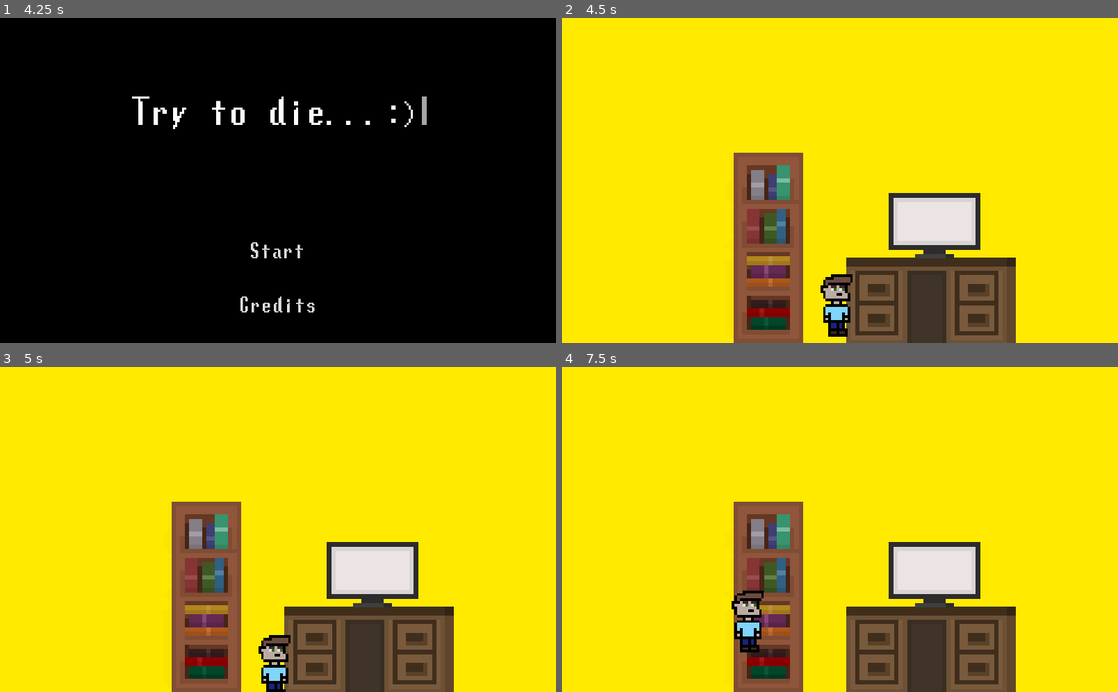
Above: before the commit, frames 1-4 (two rows, left to right).
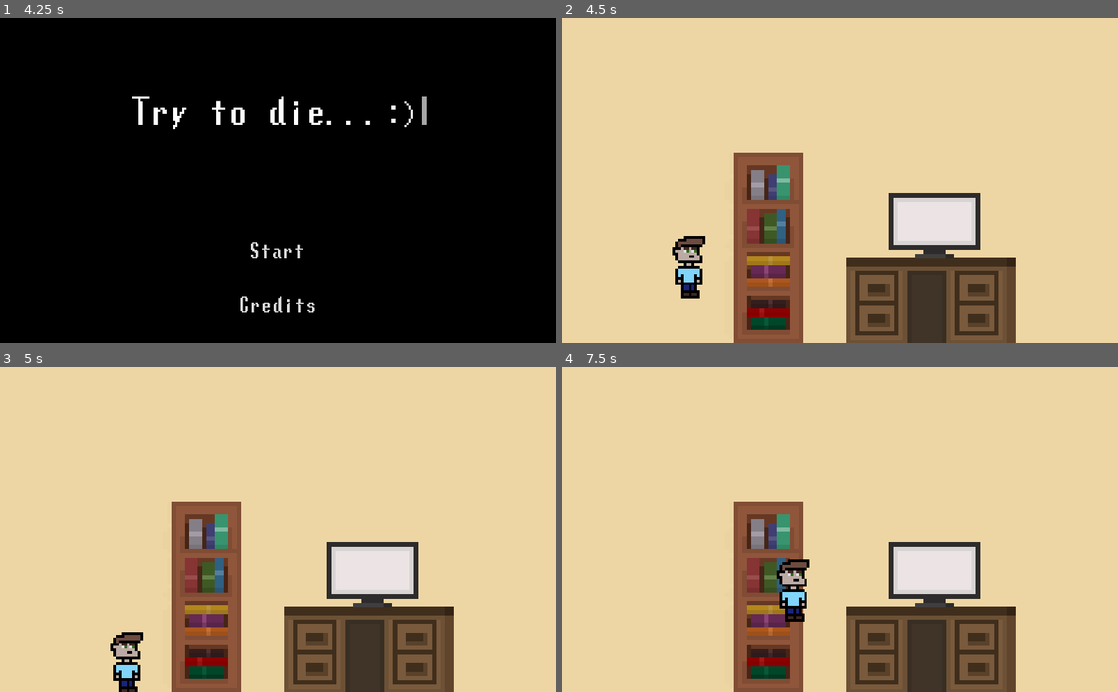
Above: after the commit, the same moments.

Repository: lajollagamesclub/week-115
Game: Godot game, scene res://TitleScreen.tscn
Same seed, same stepped clock (60 frames per second), same inputs: the game is played once before the commit and once after it. The engine's default icon, where the game draws it, is replaced by a stand-in: a white triangle on a blue panel in a dark square.
Inputs:
- Up to frame 1 (4.25 s): tap Enter at 0.5 s; hold D (g_right) 0.53-1.28 s; hold S (g_down) 1.28-2.03 s; hold D (g_right) 2.03-2.78 s; tap Space at 2.75 s; hold W (g_up) 2.78-3.53 s; hold A (g_left) from 3.53 s (still down)
- Up to frame 2 (4.5 s): release A (g_left) at 4.25 s; click "Start" at 4.25 s
- Up to frame 3 (5 s): no input
- Up to frame 4 (7.5 s): tap Enter at 5 s; hold A (g_left) 5.03-5.78 s; hold S (g_down) 5.78-6.53 s; hold D (g_right) 6.53-7.28 s; hold W (g_up) from 7.28 s (still down)

Frame 1 is identical in both runs. In frame 2, 82% of the frame differs, in the area x 0-100%, y 0-100%; in frame 3, 82%; in frame 4, 83%.

Commit message:
World fixes and abstract player data
 - add bookshelf
 - make it so player can be aged younger

Diff:
--- a/src/Main.tscn
+++ b/src/Main.tscn
@@ -1,28 +1,31 @@
-[gd_scene load_steps=10 format=2]
+[gd_scene load_steps=11 format=2]
 
 [ext_resource path="res://Boundary.tscn" type="PackedScene" id=1]
 [ext_resource path="res://ShortBoundary.tscn" type="PackedScene" id=2]
 [ext_resource path="res://desk.png" type="Texture" id=3]
 [ext_resource path="res://bookshelf.png" type="Texture" id=4]
 [ext_resource path="res://monitor.png" type="Texture" id=5]
-[ext_resource path="res://YoungPlayer.tscn" type="PackedScene" id=6]
-[ext_resource path="res://MegalovaniaStarter.tscn" type="PackedScene" id=7]
+[ext_resource path="res://MegalovaniaStarter.tscn" type="PackedScene" id=6]
+[ext_resource path="res://Player.tscn" type="PackedScene" id=7]
 [ext_resource path="res://BonkFlash.gd" type="Script" id=8]
 
 [sub_resource type="SegmentShape2D" id=1]
 a = Vector2( -160, -97 )
 b = Vector2( 150, -97 )
 
+[sub_resource type="SegmentShape2D" id=2]
+a = Vector2( -56, -160 )
+b = Vector2( 70, -160 )
+
 [node name="Main" type="Node2D"]
 
 [node name="BG" type="CanvasLayer" parent="."]
-editor/display_folded = true
 layer = -1
 
 [node name="ColorRect" type="ColorRect" parent="BG"]
 anchor_right = 1.0
 anchor_bottom = 1.0
-color = Color( 1, 0.917647, 0, 1 )
+color = Color( 0.933333, 0.839216, 0.643137, 1 )
 
 [node name="Boundaries" type="Node2D" parent="."]
 editor/display_folded = true
@@ -56,20 +59,27 @@
 [node name="CollisionShape2D" type="CollisionShape2D" parent="World/Desk"]
 shape = SubResource( 1 )
 
-[node name="Bookshelf" type="Sprite" parent="World"]
+[node name="BookShelf" type="StaticBody2D" parent="World"]
 position = Vector2( 372.066, 408.223 )
+collision_layer = 2
+collision_mask = 2
+
+[node name="BookShelfSprite" type="Sprite" parent="World/BookShelf"]
 scale = Vector2( 8, 8 )
 texture = ExtResource( 4 )
+
+[node name="CollisionShape2D" type="CollisionShape2D" parent="World/BookShelf"]
+shape = SubResource( 2 )
 
 [node name="monitor" type="Sprite" parent="World"]
 position = Vector2( 674.094, 387.678 )
 scale = Vector2( 8, 8 )
 texture = ExtResource( 5 )
 
-[node name="YoungPlayer" parent="." instance=ExtResource( 6 )]
-position = Vector2( 504.559, 523.848 )
+[node name="MegalovaniaStarter" parent="." instance=ExtResource( 6 )]
 
-[node name="MegalovaniaStarter" parent="." instance=ExtResource( 7 )]
+[node name="Player" parent="." instance=ExtResource( 7 )]
+position = Vector2( 232.624, 441.986 )
 
 [node name="UI" type="CanvasLayer" parent="."]
 
@@ -81,4 +91,3 @@
 __meta__ = {
 "_edit_lock_": true
 }
-[connection signal="bonked" from="YoungPlayer" to="UI/BonkFlash" method="_on_YoungPlayer_bonked"]
--- a/src/Player.gd
+++ b/src/Player.gd
@@ -6,10 +6,10 @@
 
 const ages = ["young", "adult", "old"]
 const dampening = 10.0
-const move_accel = 1300
-const jump_velocity = 500
+const move_accel = 1500
+const jump_velocity = 800
 
-export var gravity: float = 800
+export var gravity: float = 1200
 
 var horizontal: int = 0
 var vertical: int = 0
@@ -18,12 +18,29 @@
 var vel: Vector2 = Vector2()
 var jumping: bool = false
 var age: int = 0 setget set_age
+var cur_player_data: String = "YoungPlayer"
+
+var floor_raycast: RayCast2D = null
+var right_raycast: RayCast2D = null
+var left_raycast: RayCast2D = null
+var sprite: Sprite = null
+var player_data: PlayerData = null
+
+func update_playerdata():
+	player_data = get_node(cur_player_data)
+	sprite = player_data.get_node("Sprite")
+	floor_raycast = player_data.get_node("FloorRayCast")
+	right_raycast = player_data.get_node("RightRayCast")
+	left_raycast = player_data.get_node("LeftRayCast")
+
+func _ready():
+	update_playerdata()
 
 func _physics_process(delta):
 	horizontal = int(Input.is_action_pressed("g_right")) - int(Input.is_action_pressed("g_left"))
 	vertical = int(Input.is_action_pressed("g_down")) - int(Input.is_action_pressed("g_up"))
 
-	if vertical < 0 and $FloorRayCast.is_colliding():
+	if vertical < 0 and floor_raycast.is_colliding():
 		jump()
 
 	if vel.y < 0:
@@ -35,21 +52,21 @@
 		set_collision_layer_bit(1, true)
 		set_collision_mask_bit(1, true)
 
-	if $LeftRayCast.is_colliding() or $RightRayCast.is_colliding():
+	if left_raycast.is_colliding() or right_raycast.is_colliding():
 		if abs(vel.x) > 800:
 			$BonkPlayer.play()
 			emit_signal("bonked")
 		vel.x *= -0.4
 
 	if horizontal < 0:
-		$Sprite.flip_h = true
+		sprite.flip_h = true
 	elif horizontal > 0:
-		$Sprite.flip_h = false
+		sprite.flip_h = false
 
 	accel = Vector2(horizontal*move_accel, gravity)
 	vel += accel*delta
 
-	if $FloorRayCast.is_colliding():
+	if floor_raycast.is_colliding():
 		if not jumping:
 			vel.y = 0.0
 	else:
@@ -85,6 +102,6 @@
 	replace_by(new_node, true)
 
 func set_casts_bit(in_bit: int, value: bool):
-	$FloorRayCast.set_collision_mask_bit(in_bit, value)
-	$RightRayCast.set_collision_mask_bit(in_bit, value)
-	$LeftRayCast.set_collision_mask_bit(in_bit, value)
+	floor_raycast.set_collision_mask_bit(in_bit, value)
+	right_raycast.set_collision_mask_bit(in_bit, value)
+	left_raycast.set_collision_mask_bit(in_bit, value)
--- a/src/Player.tscn
+++ b/src/Player.tscn
@@ -1,31 +1,13 @@
-[gd_scene load_steps=5 format=2]
+[gd_scene load_steps=4 format=2]
 
 [ext_resource path="res://Player.gd" type="Script" id=1]
-[ext_resource path="res://icon.png" type="Texture" id=2]
-[ext_resource path="res://bonk.wav" type="AudioStream" id=3]
-
-[sub_resource type="RectangleShape2D" id=1]
-extents = Vector2( 30, 52.7603 )
+[ext_resource path="res://bonk.wav" type="AudioStream" id=2]
+[ext_resource path="res://YoungPlayer.tscn" type="PackedScene" id=3]
 
 [node name="Player" type="KinematicBody2D"]
 script = ExtResource( 1 )
 
-[node name="Sprite" type="Sprite" parent="."]
-texture = ExtResource( 2 )
+[node name="BonkPlayer" type="AudioStreamPlayer" parent="."]
+stream = ExtResource( 2 )
 
-[node name="CollisionShape2D" type="CollisionShape2D" parent="."]
-shape = SubResource( 1 )
-
-[node name="FloorRayCast" type="RayCast2D" parent="."]
-enabled = true
-
-[node name="RightRayCast" type="RayCast2D" parent="."]
-enabled = true
-cast_to = Vector2( 50, 0 )
-
-[node name="LeftRayCast" type="RayCast2D" parent="."]
-enabled = true
-cast_to = Vector2( -50, 0 )
-
-[node name="BonkPlayer" type="AudioStreamPlayer" parent="."]
-stream = ExtResource( 3 )
+[node name="YoungPlayer" parent="." instance=ExtResource( 3 )]
--- /dev/null
+++ b/src/PlayerData.gd
@@ -0,0 +1,10 @@
+extends Node2D
+
+class_name PlayerData
+
+func _ready():
+	var shape_owner = get_parent().create_shape_owner(get_parent())
+	get_parent().shape_owner_add_shape(shape_owner, $CollisionShape2D.shape)
+	$FloorRayCast.add_exception(get_parent())
+	$RightRayCast.add_exception(get_parent())
+	$LeftRayCast.add_exception(get_parent())
--- /dev/null
+++ b/src/PlayerData.tscn
@@ -0,0 +1,30 @@
+[gd_scene load_steps=4 format=2]
+
+[ext_resource path="res://PlayerData.gd" type="Script" id=1]
+[ext_resource path="res://icon.png" type="Texture" id=2]
+
+[sub_resource type="RectangleShape2D" id=1]
+extents = Vector2( 30, 52.7603 )
+
+[node name="PlayerData" type="Node2D"]
+script = ExtResource( 1 )
+
+[node name="Sprite" type="Sprite" parent="."]
+texture = ExtResource( 2 )
+
+[node name="CollisionShape2D" type="CollisionShape2D" parent="."]
+shape = SubResource( 1 )
+
+[node name="FloorRayCast" type="RayCast2D" parent="."]
+enabled = true
+exclude_parent = false
+
+[node name="RightRayCast" type="RayCast2D" parent="."]
+enabled = true
+exclude_parent = false
+cast_to = Vector2( 50, 0 )
+
+[node name="LeftRayCast" type="RayCast2D" parent="."]
+enabled = true
+exclude_parent = false
+cast_to = Vector2( -50, 0 )
--- a/src/YoungPlayer.tscn
+++ b/src/YoungPlayer.tscn
@@ -1,6 +1,6 @@
 [gd_scene load_steps=3 format=2]
 
-[ext_resource path="res://Player.tscn" type="PackedScene" id=1]
+[ext_resource path="res://PlayerData.tscn" type="PackedScene" id=1]
 [ext_resource path="res://young.png" type="Texture" id=2]
 
 [node name="YoungPlayer" instance=ExtResource( 1 )]
@@ -8,18 +8,14 @@
 [node name="Sprite" parent="." index="0"]
 scale = Vector2( 5, 5 )
 texture = ExtResource( 2 )
-offset = Vector2( -0.01, -0.39 )
 region_enabled = true
-region_rect = Rect2( 20.77, 19.7, 11.97, 24.95 )
-
-[node name="CollisionShape2D" parent="." index="1"]
-position = Vector2( 1.15259, -11.0537 )
+region_rect = Rect2( 16.03, 15.52, 21.52, 31.95 )
 
 [node name="FloorRayCast" parent="." index="2"]
-cast_to = Vector2( 0, 44.63 )
+cast_to = Vector2( 0, 54.3 )
 
 [node name="RightRayCast" parent="." index="3"]
-cast_to = Vector2( 32.6, 0 )
+cast_to = Vector2( 31.32, 0 )
 
 [node name="LeftRayCast" parent="." index="4"]
-cast_to = Vector2( -29.73, 0 )
+cast_to = Vector2( -31.32, 0 )
--- a/src/project.godot
+++ b/src/project.godot
@@ -13,9 +13,15 @@
 "class": "Player",
 "language": "GDScript",
 "path": "res://Player.gd"
+}, {
+"base": "Node2D",
+"class": "PlayerData",
+"language": "GDScript",
+"path": "res://PlayerData.gd"
 } ]
 _global_script_class_icons={
-"Player": ""
+"Player": "",
+"PlayerData": ""
 }
 
 [application]
